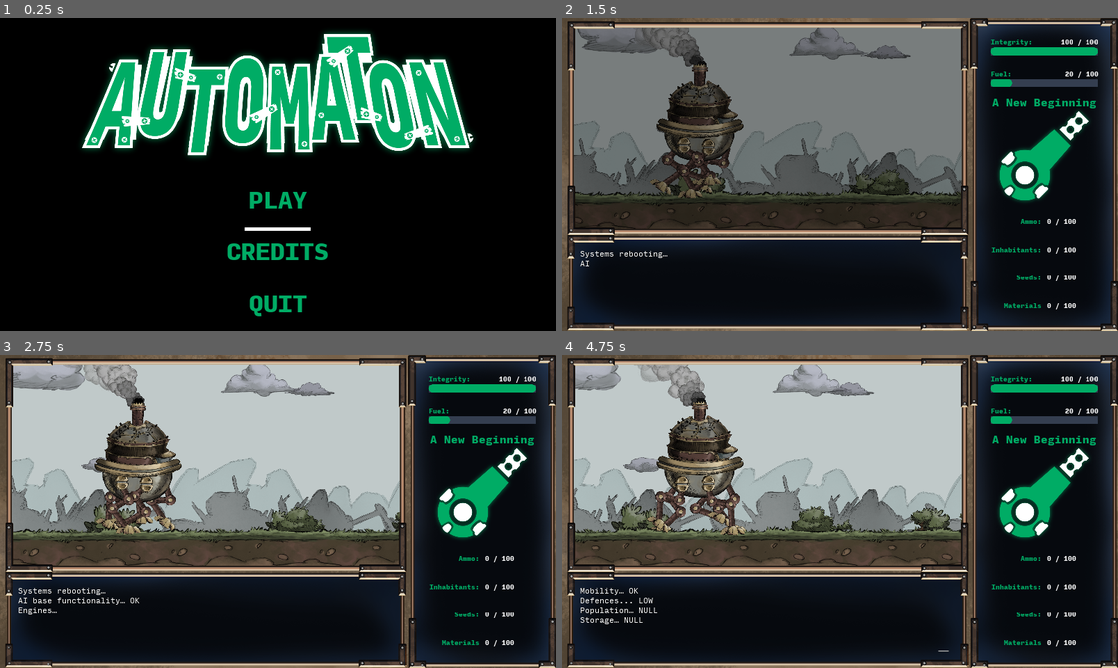
Above: before the commit, frames 1-4 (two rows, left to right).
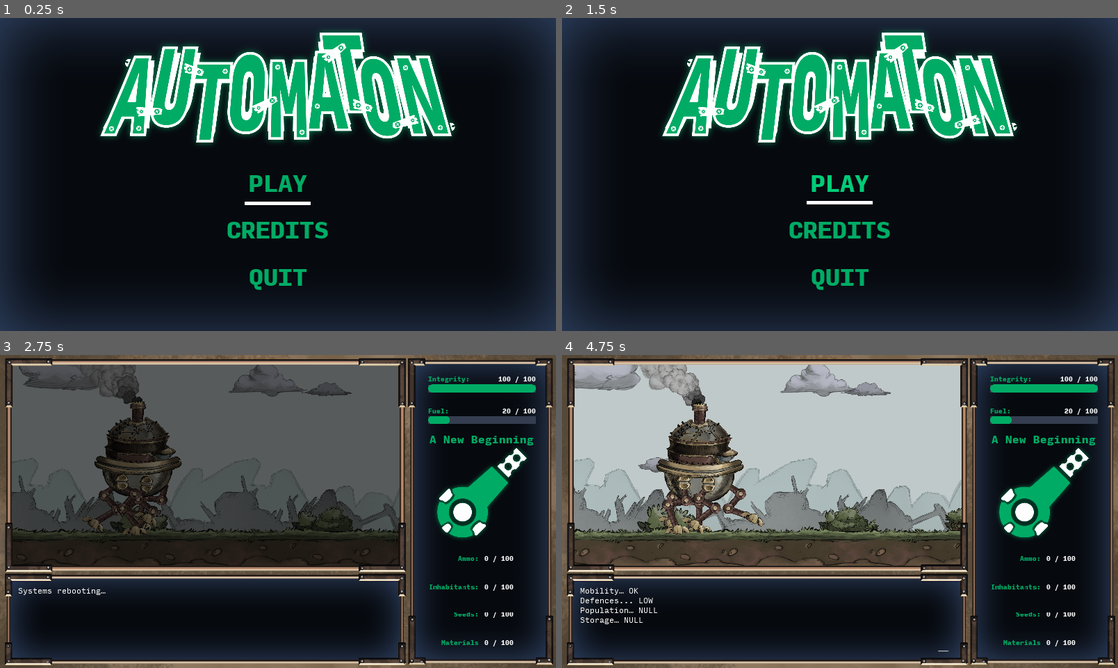
Above: after the commit, the same moments.

Repository: silverweed/ggj20
Game: Godot game, scene res://ui/MainMenu.tscn
Same seed, same stepped clock (60 frames per second), same inputs: the game is played once before the commit and once after it.
Inputs (mouse positions are in pixels of both pictures, inside the frame that each line leads up to):
- Up to frame 1 (0.25 s): no input
- Up to frame 2 (1.5 s): click "CREDITS" at 0.5 s; click (840, 183) at 1.25 s, where only the run after the commit has a clickable "PLAY"
- Up to frame 3 (2.75 s): click (278, 520) at 2 s, where only the run after the commit has a clickable "PLAY"
- Up to frame 4 (4.75 s): move the mouse to (962, 495) at 2.77 s; hold Up (ui_up) 2.78-3.53 s; hold Z (advance_text) 2.78-3.53 s; move the mouse to (728, 527) at 3.52 s; hold Down (ui_down) 3.53-4.28 s; tap Z (advance_text) at 3.6 s; move the mouse to (895, 442) at 4.27 s; hold Up (ui_up) from 4.28 s (still down); hold Z (advance_text) from 4.28 s (still down)

The runs differ from the first frame. In frame 1, 50% of the frame differs, in the area x 0-100%, y 0-100%; in frame 2, 62%; in frame 3, 51%; in frame 4, 19%.

Commit message:
anti crash

Diff:
--- a/GameManager.gd
+++ b/GameManager.gd
@@ -52,7 +52,7 @@
 
 
 func on_event_choice_selected(event: EventTypes.Event, n_choice: int):
-	var next_evt = globals.eval_event_choice_outcome(event.choices[n_choice])
+	var next_evt = globals.eval_event_choice_outcome(event.choices[n_choice], event)
 	if next_evt != "":
 		globals.run_event(next_evt)
 
--- a/Globals.gd
+++ b/Globals.gd
@@ -150,10 +150,10 @@
 func follow_proxy(proxy: EventTypes.Proxy_Event) -> String:
 	apply_stat_changes(proxy.stat_changes)
 	apply_mod_changes(proxy.mod_changes)
-	return eval_event_choice_outcome(proxy.choice)
+	return eval_event_choice_outcome(proxy.choice, proxy)
 
 
-func eval_event_choice_outcome(choice: EventTypes.Event_Choice) -> String:
+func eval_event_choice_outcome(choice: EventTypes.Event_Choice, dbg_event = null) -> String:
 	var stats = stats_cur
 	var chances = []
 	var cum_perc = 0
@@ -165,6 +165,13 @@
 		chances.push_back(cum_perc)
 		if cum_perc >= 100:
 			break
+
+	# Ensure choices sum to 100
+	if chances[len(chances) - 1] < 100:
+		var title = dbg_event.title if dbg_event else "?"
+		print("[notice] choice ", title, ":", choice.description, " has outcomes not summing up to 100.")
+		print("[notice] description is: ", dbg_event.description if dbg_event else "???")
+	chances[len(chances) - 1] = 100
 
 	var r = rand_range(0, 100)
 	for i in range(0, len(chances)):
--- a/levels/Level.tscn
+++ b/levels/Level.tscn
@@ -15,10 +15,8 @@
 [node name="CanvasLayer" type="CanvasLayer" parent="."]
 
 [node name="HUD" parent="CanvasLayer" instance=ExtResource( 2 )]
-margin_left = 0.647095
-margin_top = 0.0622862
-margin_right = 0.647095
-margin_bottom = 0.0622559
+margin_top = 0.0
+margin_bottom = 0.0
 
 [node name="GameOverPanel" parent="CanvasLayer" instance=ExtResource( 4 )]
 visible = false
@@ -35,4 +33,3 @@
 
 [node name="AudioStreamPlayer" type="AudioStreamPlayer" parent="."]
 stream = ExtResource( 7 )
-autoplay = true
--- a/project.godot
+++ b/project.godot
@@ -85,6 +85,13 @@
 
 [input]
 
+ui_cancel={
+"deadzone": 0.5,
+"events": [ Object(InputEventKey,"resource_local_to_scene":false,"resource_name":"","device":0,"alt":false,"shift":false,"control":false,"meta":false,"command":false,"pressed":false,"scancode":16777217,"unicode":0,"echo":false,"script":null)
+, Object(InputEventJoypadButton,"resource_local_to_scene":false,"resource_name":"","device":0,"button_index":1,"pressure":0.0,"pressed":false,"script":null)
+, Object(InputEventMouseButton,"resource_local_to_scene":false,"resource_name":"","device":0,"alt":false,"shift":false,"control":false,"meta":false,"command":false,"button_mask":0,"position":Vector2( 0, 0 ),"global_position":Vector2( 0, 0 ),"factor":1.0,"button_index":1,"pressed":false,"doubleclick":false,"script":null)
+ ]
+}
 advance_text={
 "deadzone": 0.5,
 "events": [ Object(InputEventKey,"resource_local_to_scene":false,"resource_name":"","device":0,"alt":false,"shift":false,"control":false,"meta":false,"command":false,"pressed":false,"scancode":90,"unicode":0,"echo":false,"script":null)
--- /dev/null
+++ b/ui/Credits.gd
@@ -0,0 +1,6 @@
+extends Control
+
+
+func _input(event):
+	if event.is_action_type("ui_cancel"):
+		get_tree().change_scene("res://levels/Level.tscn")
--- /dev/null
+++ b/ui/Credits.tscn
@@ -0,0 +1,15 @@
+[gd_scene load_steps=2 format=2]
+
+[ext_resource path="res://ui/textures/UI_credits.png" type="Texture" id=1]
+
+[node name="Credits" type="Control"]
+anchor_right = 1.0
+anchor_bottom = 1.0
+__meta__ = {
+"_edit_use_anchors_": false
+}
+
+[node name="TextureRect" type="TextureRect" parent="."]
+anchor_right = 1.0
+anchor_bottom = 1.0
+texture = ExtResource( 1 )
--- a/ui/MainMenu.gd
+++ b/ui/MainMenu.gd
@@ -1,23 +1,47 @@
 extends Control
-
 
 onready var underline = $Underline
 
+var disable_t = 0
+var disabled = false
+
 func _ready():
 	$AnimationPlayer.play("Blink")
+	set_process(false)
+
+
+func _process(delta):
+	disable_t -= delta
+	if disable_t <= 0:
+		disabled = false
+		set_process(false)
+		set_process_input(true)
+
+
+func _input(event):
+	if event.is_action_pressed("ui_cancel") and $Credits.visible:
+		$Credits.hide()
+		disable_for(0.4)
 
 
 func _on_Quit_pressed():
-	get_tree().quit()
+	if !disabled:
+		get_tree().quit()
 
 
 func _on_Play_pressed():
-	get_tree().change_scene("res://levels/Level.tscn")
+	if !disabled:
+		get_tree().change_scene("res://levels/Level.tscn")
+
+
+func _on_Credits_pressed():
+	if !disabled:
+		$Credits.show()
 
 
 func move_underline(node: Control):
 	$AudioStreamPlayer.play()
-	underline.rect_global_position.y = node.rect_global_position.y + 150
+	underline.rect_global_position.y = node.rect_global_position.y + 140
 
 
 func _on_Play_mouse_entered():
@@ -30,3 +54,10 @@
 
 func _on_Quit_mouse_entered():
 	move_underline($VBoxContainer2/VBoxContainer/Quit)
+
+
+func disable_for(secs: float):
+	disable_t = secs
+	disabled = true
+	set_process(true)
+	set_process_input(false)
--- a/ui/MainMenu.tscn
+++ b/ui/MainMenu.tscn
@@ -1,13 +1,14 @@
-[gd_scene load_steps=17 format=2]
+[gd_scene load_steps=18 format=2]
 
 [ext_resource path="res://fonts/InputMono-Black.ttf" type="DynamicFontData" id=1]
 [ext_resource path="res://ui/MainMenu.gd" type="Script" id=2]
 [ext_resource path="res://ui/ButtonTheme.tres" type="Theme" id=3]
 [ext_resource path="res://ui/textures/T_game_logo.png" type="Texture" id=4]
 [ext_resource path="res://sfx/Sfx_evt_beep2.wav" type="AudioStream" id=5]
+[ext_resource path="res://ui/textures/UI_main_menu_bg.png" type="Texture" id=6]
+[ext_resource path="res://ui/textures/UI_credits.png" type="Texture" id=7]
 
-[sub_resource type="StyleBoxFlat" id=1]
-bg_color = Color( 0, 0, 0, 1 )
+[sub_resource type="StyleBoxEmpty" id=1]
 
 [sub_resource type="StyleBoxEmpty" id=2]
 
@@ -17,23 +18,21 @@
 
 [sub_resource type="StyleBoxEmpty" id=5]
 
-[sub_resource type="StyleBoxEmpty" id=6]
-
-[sub_resource type="DynamicFont" id=7]
+[sub_resource type="DynamicFont" id=6]
 size = 80
 font_data = ExtResource( 1 )
 
-[sub_resource type="StyleBoxEmpty" id=8]
+[sub_resource type="StyleBoxEmpty" id=7]
 
-[sub_resource type="Gradient" id=9]
+[sub_resource type="Gradient" id=8]
 offsets = PoolRealArray( 0 )
 colors = PoolColorArray( 1, 1, 1, 1 )
 
-[sub_resource type="GradientTexture" id=10]
-gradient = SubResource( 9 )
+[sub_resource type="GradientTexture" id=9]
+gradient = SubResource( 8 )
 width = 200
 
-[sub_resource type="Animation" id=11]
+[sub_resource type="Animation" id=10]
 resource_name = "Blink"
 loop = true
 tracks/0/type = "value"
@@ -52,15 +51,16 @@
 [node name="MainMenu" type="Control"]
 anchor_right = 1.0
 anchor_bottom = 1.0
+margin_bottom = -100.0
 script = ExtResource( 2 )
 __meta__ = {
 "_edit_use_anchors_": false
 }
 
-[node name="Panel" type="Panel" parent="."]
+[node name="Panel" type="TextureRect" parent="."]
 anchor_right = 1.0
 anchor_bottom = 1.0
-custom_styles/panel = SubResource( 1 )
+texture = ExtResource( 6 )
 __meta__ = {
 "_edit_use_anchors_": false
 }
@@ -74,16 +74,16 @@
 
 [node name="TextureRect" type="TextureRect" parent="VBoxContainer2"]
 margin_right = 1920.0
-margin_bottom = 538.0
+margin_bottom = 488.0
 size_flags_vertical = 3
 texture = ExtResource( 4 )
 expand = true
 stretch_mode = 6
 
 [node name="VBoxContainer" type="VBoxContainer" parent="VBoxContainer2"]
-margin_top = 542.0
+margin_top = 492.0
 margin_right = 1920.0
-margin_bottom = 1080.0
+margin_bottom = 980.0
 size_flags_vertical = 3
 custom_constants/separation = 0
 __meta__ = {
@@ -92,55 +92,55 @@
 
 [node name="Play" type="Button" parent="VBoxContainer2/VBoxContainer"]
 margin_right = 1920.0
-margin_bottom = 179.0
+margin_bottom = 162.0
 size_flags_vertical = 3
-custom_styles/hover = SubResource( 2 )
-custom_styles/pressed = SubResource( 3 )
-custom_styles/focus = SubResource( 4 )
-custom_styles/disabled = SubResource( 5 )
-custom_styles/normal = SubResource( 6 )
-custom_fonts/font = SubResource( 7 )
+custom_styles/hover = SubResource( 1 )
+custom_styles/pressed = SubResource( 2 )
+custom_styles/focus = SubResource( 3 )
+custom_styles/disabled = SubResource( 4 )
+custom_styles/normal = SubResource( 5 )
+custom_fonts/font = SubResource( 6 )
 custom_colors/font_color = Color( 0, 0.678431, 0.4, 1 )
 custom_colors/font_color_hover = Color( 0, 0.803922, 0.47451, 1 )
 text = "PLAY"
 
 [node name="Credits" type="Button" parent="VBoxContainer2/VBoxContainer"]
-margin_top = 179.0
+margin_top = 162.0
 margin_right = 1920.0
-margin_bottom = 358.0
+margin_bottom = 324.0
 size_flags_vertical = 3
-custom_styles/hover = SubResource( 2 )
-custom_styles/pressed = SubResource( 3 )
-custom_styles/focus = SubResource( 4 )
-custom_styles/disabled = SubResource( 5 )
-custom_styles/normal = SubResource( 6 )
-custom_fonts/font = SubResource( 7 )
+custom_styles/hover = SubResource( 1 )
+custom_styles/pressed = SubResource( 2 )
+custom_styles/focus = SubResource( 3 )
+custom_styles/disabled = SubResource( 4 )
+custom_styles/normal = SubResource( 5 )
+custom_fonts/font = SubResource( 6 )
 custom_colors/font_color = Color( 0, 0.678431, 0.4, 1 )
 custom_colors/font_color_hover = Color( 0, 0.803922, 0.47451, 1 )
 text = "CREDITS"
 
 [node name="Quit" type="Button" parent="VBoxContainer2/VBoxContainer"]
-margin_top = 358.0
+margin_top = 324.0
 margin_right = 1920.0
-margin_bottom = 538.0
+margin_bottom = 488.0
 size_flags_vertical = 3
 theme = ExtResource( 3 )
-custom_styles/hover = SubResource( 2 )
-custom_styles/pressed = SubResource( 3 )
-custom_styles/focus = SubResource( 4 )
-custom_styles/disabled = SubResource( 5 )
-custom_styles/normal = SubResource( 8 )
-custom_fonts/font = SubResource( 7 )
+custom_styles/hover = SubResource( 1 )
+custom_styles/pressed = SubResource( 2 )
+custom_styles/focus = SubResource( 3 )
+custom_styles/disabled = SubResource( 4 )
+custom_styles/normal = SubResource( 7 )
+custom_fonts/font = SubResource( 6 )
 custom_colors/font_color = Color( 0, 0.678431, 0.4, 1 )
 custom_colors/font_color_hover = Color( 0, 0.803922, 0.47451, 1 )
 text = "QUIT"
 
 [node name="Underline" type="TextureRect" parent="."]
 margin_left = 844.0
-margin_top = 722.0
+margin_top = 634.0
 margin_right = 1073.0
-margin_bottom = 734.0
-texture = SubResource( 10 )
+margin_bottom = 646.0
+texture = SubResource( 9 )
 expand = true
 __meta__ = {
 "_edit_use_anchors_": false
@@ -148,14 +148,20 @@
 
 [node name="AnimationPlayer" type="AnimationPlayer" parent="."]
 playback_speed = 2.0
-anims/Blink = SubResource( 11 )
+anims/Blink = SubResource( 10 )
 
 [node name="AudioStreamPlayer" type="AudioStreamPlayer" parent="."]
 stream = ExtResource( 5 )
 volume_db = 6.0
+
+[node name="Credits" type="TextureRect" parent="."]
+visible = false
+anchor_right = 1.0
+anchor_bottom = 1.0
+texture = ExtResource( 7 )
 [connection signal="mouse_entered" from="VBoxContainer2/VBoxContainer/Play" to="." method="_on_Play_mouse_entered"]
 [connection signal="pressed" from="VBoxContainer2/VBoxContainer/Play" to="." method="_on_Play_pressed"]
 [connection signal="mouse_entered" from="VBoxContainer2/VBoxContainer/Credits" to="." method="_on_Credits_mouse_entered"]
-[connection signal="pressed" from="VBoxContainer2/VBoxContainer/Credits" to="." method="_on_Play_pressed"]
+[connection signal="pressed" from="VBoxContainer2/VBoxContainer/Credits" to="." method="_on_Credits_pressed"]
 [connection signal="mouse_entered" from="VBoxContainer2/VBoxContainer/Quit" to="." method="_on_Quit_mouse_entered"]
 [connection signal="pressed" from="VBoxContainer2/VBoxContainer/Quit" to="." method="_on_Quit_pressed"]
Binary file changed: UI_game_icon.png
Not shown, changed: export_presets.cfg
Binary file changed: ui/textures/UI_bottom_box.png
Binary file added: ui/textures/UI_credits.png
Not shown, added: ui/textures/UI_credits.png.import
Binary file removed: ui/textures/UI_game_icon.png
Binary file added: ui/textures/UI_main_menu_bg.png
Not shown, added: ui/textures/UI_main_menu_bg.png.import
Binary file changed: ui/textures/UI_right_box.png
